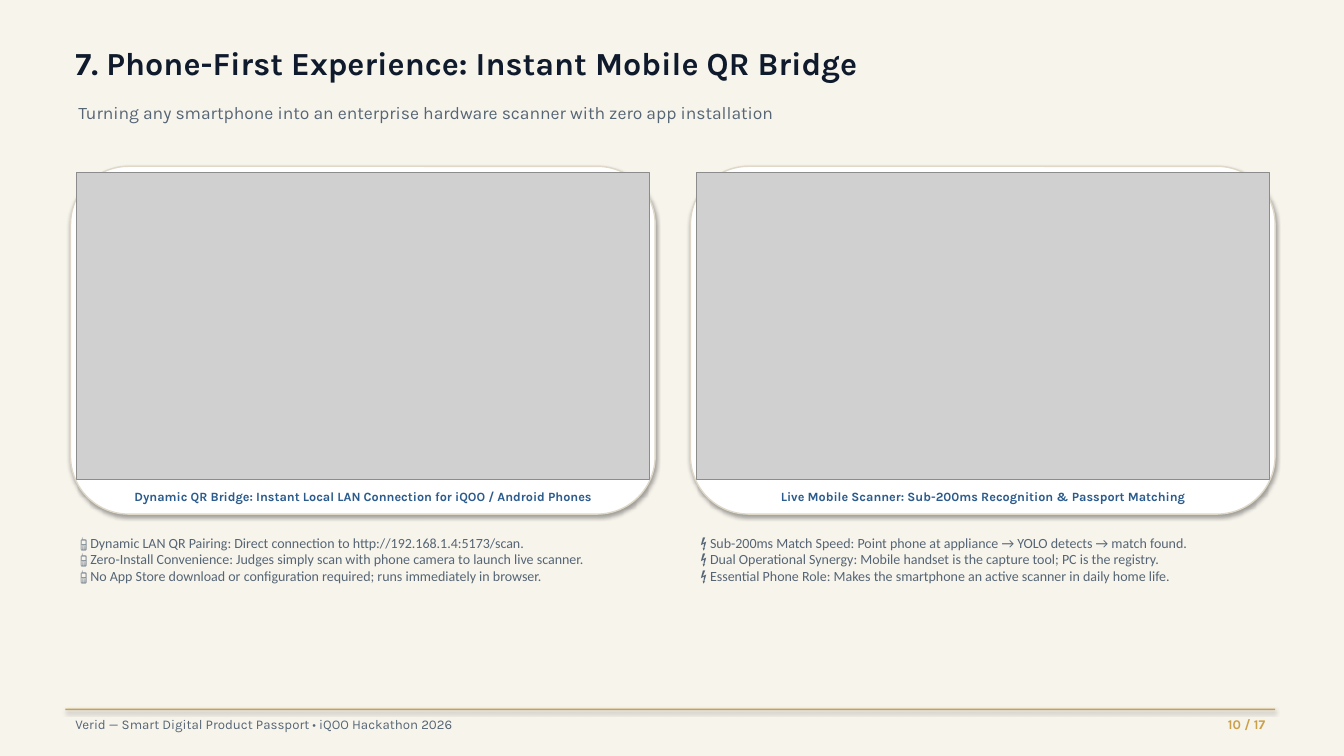
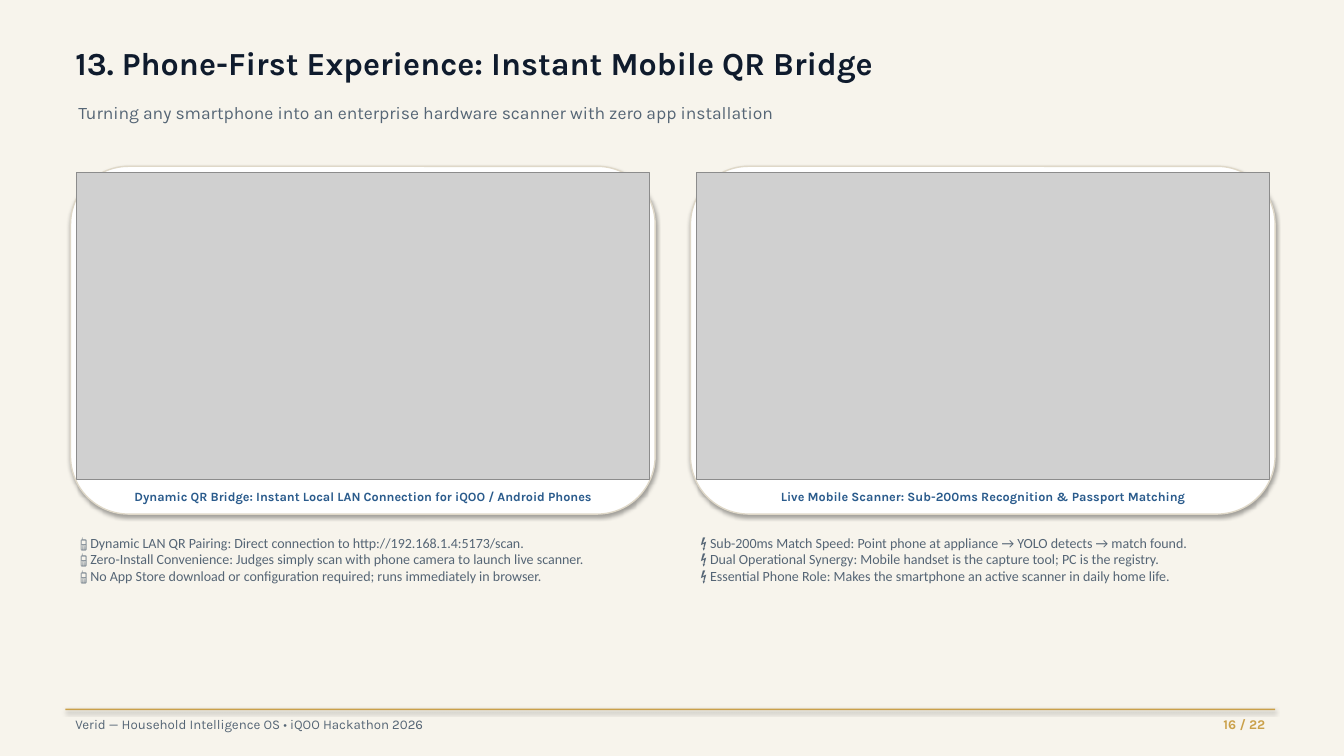
Before and after one commit to ATS-AI-6278/IQ-Hackathon, a slide deck: slide 16 of Smart_Product_Passport_Project_Presentation.pptx (slide 10 before the commit). Drawn at 1344x756 pixels with LibreOffice and Linux fonts; fonts in the diff are those of the drawing; grey boxes stand for pictures. Boxes give left, top, right and bottom in pixels: in the first picture for what was removed or moved away, otherwise in the second. Text is boxed around its words. In the diff, an @@ line names an element or a change of style, - is before the commit and + after.

Commit message:
feat(presentation): upgrade to next-gen 22-slide Household Intelligence OS with AI mockups and product graph

```diff
--- a/Smart_Product_Passport_Project_Presentation.pptx
+++ b/Smart_Product_Passport_Project_Presentation.pptx
@@ text at (75,52,873,83): text changed @@
-7. Phone-First Experience: Instant Mobile QR Bridge
+13. Phone-First Experience: Instant Mobile QR Bridge
@@ text at (75,720,423,732): text changed @@
-Verid — Smart Digital Product Passport • iQOO Hackathon 2026
+Verid — Household Intelligence OS • iQOO Hackathon 2026
@@ text at (1223,720,1265,729): text changed @@
-10 / 17
+16 / 22
```
Also in this commit, not shown: 12 other slides changed, 9 slides added, 4 slides removed, 26 other files.
